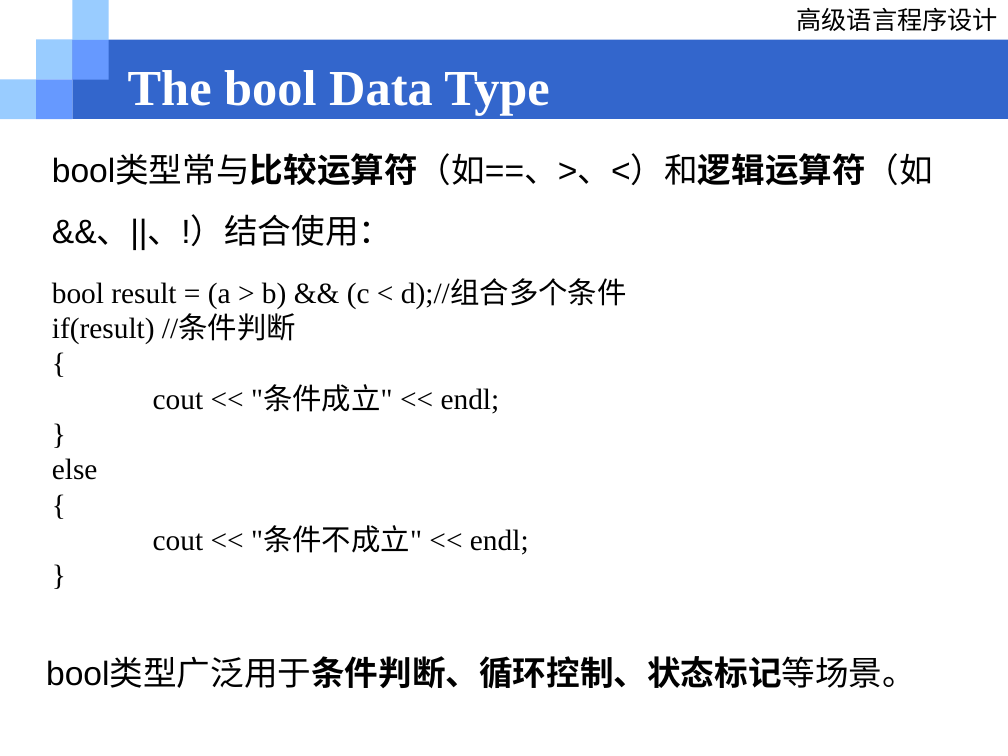
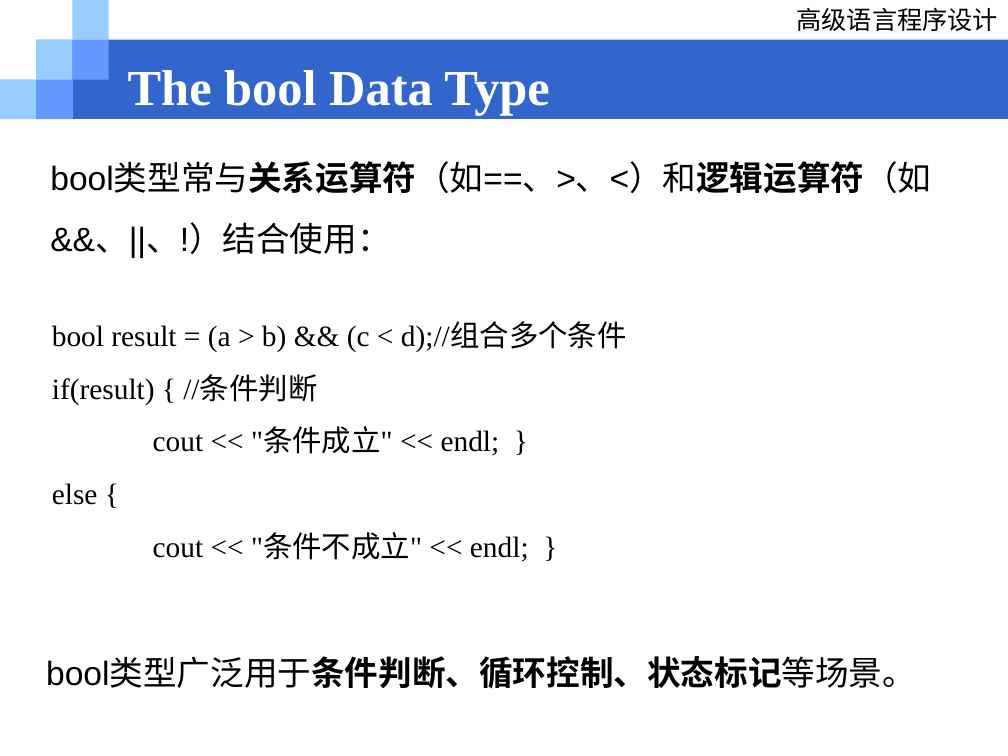
Before and after one commit to Love-Archetto/Tju-WA-Resources, a slide deck: slide 36 of 学术相关/程序设计/02_基础知识_发布版.ppt (slide 33 before the commit). Drawn at 1008x756 pixels with LibreOffice and Linux fonts; fonts in the diff are those of the drawing; background and template pictures are left out. Boxes give left, top, right and bottom in pixels: in the first picture for what was removed or moved away, otherwise in the second. Text is boxed around its words. In the diff, an @@ line names an element or a change of style, - is before the commit and + after.

```diff
--- a/学术相关/程序设计/02_基础知识_发布版.ppt
+++ b/学术相关/程序设计/02_基础知识_发布版.ppt
@@ text at bbox=[50, 163, 931, 258]: text changed @@
-bool类型常与比较运算符（如==、>、<）和逻辑运算符（如&&、||、!）结合使用：
+bool类型常与关系运算符（如==、>、<）和逻辑运算符（如&&、||、!）结合使用：
@@ text at bbox=[52, 323, 627, 562]: text changed @@
-bool result = (a > b) && (c < d);//组合多个条件
-if(result) //条件判断
-{
-cout << "条件成立" << endl;
-}
-else
-{
-cout << "条件不成立" << endl;
-}
+bool result = (a > b) && (c < d);//组合多个条件
+if(result) { //条件判断
+cout << "条件成立" << endl; }
+else {
+cout << "条件不成立" << endl; }
```
Also in this commit, not shown: 10 other slides changed, 4 slides added, 2 other files.
